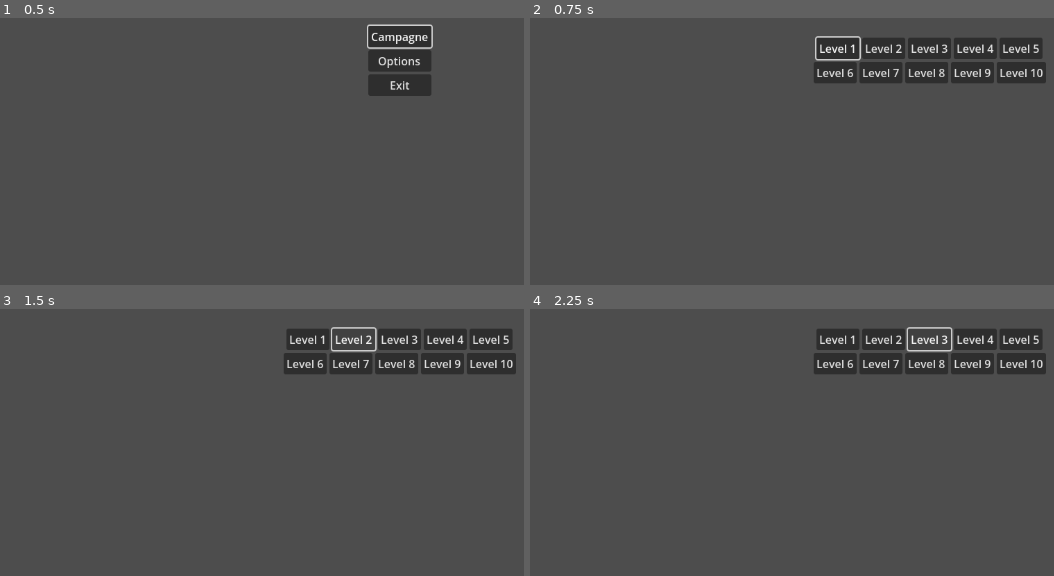
Above: before the commit, frames 1-4 (two rows, left to right).
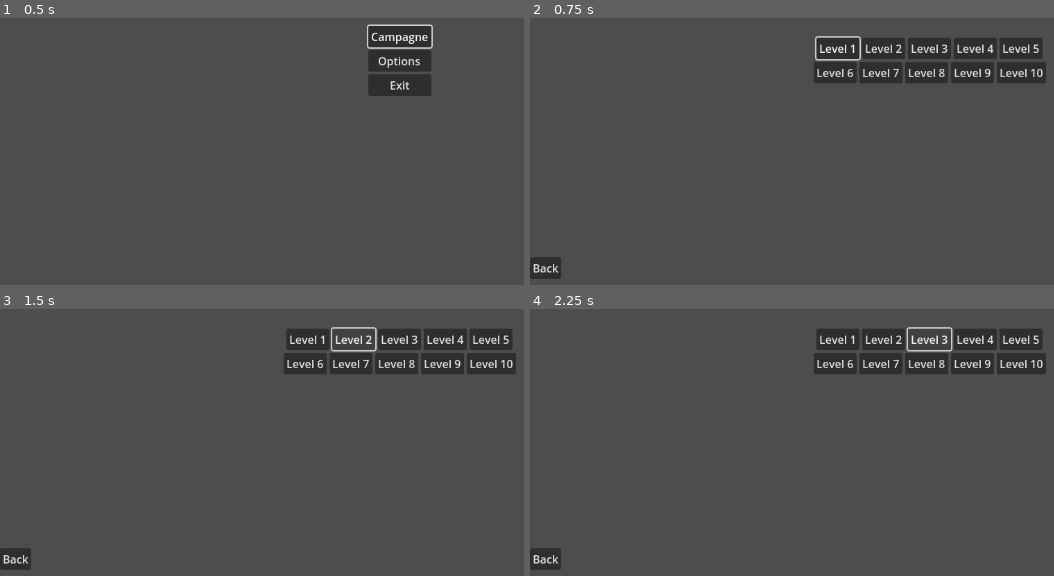
Above: after the commit, the same moments.

Repository: YannLeBezvoet/openGloryDays
Game: Godot game, scene res://scene/menu.tscn
Two runs of this game, one before a commit and one after it. Both use one fixed random seed, a clock stepped at 60 frames per second and the inputs below.
Inputs:
- Up to frame 1 (0.5 s): no input
- Up to frame 2 (0.75 s): click "Campagne" at 0.5 s
- Up to frame 3 (1.5 s): click "Level 2" at 1.25 s
- Up to frame 4 (2.25 s): click "Level 3" at 2 s

Frame 1 is identical in both runs. In frame 2, 0.4% of the frame differs, in the area x 0-6%, y 89-98%; in frame 3, 0.4%; in frame 4, 0.4%.

Commit message:
feat: return to main menu

Diff:
--- a/scene/level_selector.tscn
+++ b/scene/level_selector.tscn
@@ -11,7 +11,7 @@
 grow_vertical = 2
 script = ExtResource("1_2bwt1")
 
-[node name="GridContainer" type="GridContainer" parent="."]
+[node name="LevelContainer" type="GridContainer" parent="."]
 layout_mode = 1
 anchors_preset = 8
 anchor_left = 0.5
@@ -25,65 +25,80 @@
 grow_horizontal = 2
 grow_vertical = 2
 
-[node name="HBoxContainer" type="HBoxContainer" parent="GridContainer"]
+[node name="HBoxContainer" type="HBoxContainer" parent="LevelContainer"]
 layout_mode = 2
 size_flags_horizontal = 4
 size_flags_vertical = 4
 
-[node name="Level 1" type="Button" parent="GridContainer/HBoxContainer"]
+[node name="Level 1" type="Button" parent="LevelContainer/HBoxContainer"]
 layout_mode = 2
 focus_neighbor_left = NodePath("../../HBoxContainer2/Level 10")
 text = "Level 1"
 
-[node name="Level 2" type="Button" parent="GridContainer/HBoxContainer"]
+[node name="Level 2" type="Button" parent="LevelContainer/HBoxContainer"]
 layout_mode = 2
 text = "Level 2"
 
-[node name="Level 3" type="Button" parent="GridContainer/HBoxContainer"]
+[node name="Level 3" type="Button" parent="LevelContainer/HBoxContainer"]
 layout_mode = 2
 text = "Level 3"
 
-[node name="Level 4" type="Button" parent="GridContainer/HBoxContainer"]
+[node name="Level 4" type="Button" parent="LevelContainer/HBoxContainer"]
 layout_mode = 2
 text = "Level 4"
 
-[node name="Level 5" type="Button" parent="GridContainer/HBoxContainer"]
+[node name="Level 5" type="Button" parent="LevelContainer/HBoxContainer"]
 layout_mode = 2
 focus_neighbor_right = NodePath("../../HBoxContainer2/Level 6")
 text = "Level 5"
 
-[node name="HBoxContainer2" type="HBoxContainer" parent="GridContainer"]
+[node name="HBoxContainer2" type="HBoxContainer" parent="LevelContainer"]
 layout_mode = 2
 size_flags_horizontal = 4
 size_flags_vertical = 4
 
-[node name="Level 6" type="Button" parent="GridContainer/HBoxContainer2"]
+[node name="Level 6" type="Button" parent="LevelContainer/HBoxContainer2"]
 layout_mode = 2
 focus_neighbor_left = NodePath("../../HBoxContainer/Level 5")
 focus_neighbor_top = NodePath("../../HBoxContainer/Level 1")
 text = "Level 6"
 
-[node name="Level 7" type="Button" parent="GridContainer/HBoxContainer2"]
+[node name="Level 7" type="Button" parent="LevelContainer/HBoxContainer2"]
 layout_mode = 2
 focus_neighbor_left = NodePath("../Level 6")
 focus_neighbor_top = NodePath("../../HBoxContainer/Level 2")
 text = "Level 7"
 
-[node name="Level 8" type="Button" parent="GridContainer/HBoxContainer2"]
+[node name="Level 8" type="Button" parent="LevelContainer/HBoxContainer2"]
 layout_mode = 2
 focus_neighbor_left = NodePath("../Level 7")
 focus_neighbor_top = NodePath("../../HBoxContainer/Level 3")
 text = "Level 8"
 
-[node name="Level 9" type="Button" parent="GridContainer/HBoxContainer2"]
+[node name="Level 9" type="Button" parent="LevelContainer/HBoxContainer2"]
 layout_mode = 2
 focus_neighbor_left = NodePath("../Level 8")
 focus_neighbor_top = NodePath("../../HBoxContainer/Level 4")
 text = "Level 9"
 
-[node name="Level 10" type="Button" parent="GridContainer/HBoxContainer2"]
+[node name="Level 10" type="Button" parent="LevelContainer/HBoxContainer2"]
 layout_mode = 2
 focus_neighbor_left = NodePath("../Level 9")
 focus_neighbor_top = NodePath("../../HBoxContainer/Level 5")
 focus_neighbor_right = NodePath("../../HBoxContainer/Level 1")
 text = "Level 10"
+
+[node name="BackContainer" type="VBoxContainer" parent="."]
+layout_mode = 1
+anchors_preset = 2
+anchor_top = 1.0
+anchor_bottom = 1.0
+offset_top = -40.0
+offset_right = 40.0
+grow_vertical = 0
+
+[node name="Back" type="Button" parent="BackContainer"]
+layout_mode = 2
+text = "Back"
+
+[connection signal="pressed" from="BackContainer/Back" to="." method="_on_back_pressed"]
--- a/script/level_selector.gd
+++ b/script/level_selector.gd
@@ -3,9 +3,13 @@
 
 # Called when the node enters the scene tree for the first time.
 func _ready() -> void:
-	$"GridContainer/HBoxContainer/Level 1".grab_focus()
+	$"LevelContainer/HBoxContainer/Level 1".grab_focus()
 
 
 # Called every frame. 'delta' is the elapsed time since the previous frame.
 func _process(delta: float) -> void:
 	pass
+
+
+func _on_back_pressed() -> void:
+	get_tree().change_scene_to_file("res://scene/menu.tscn")
